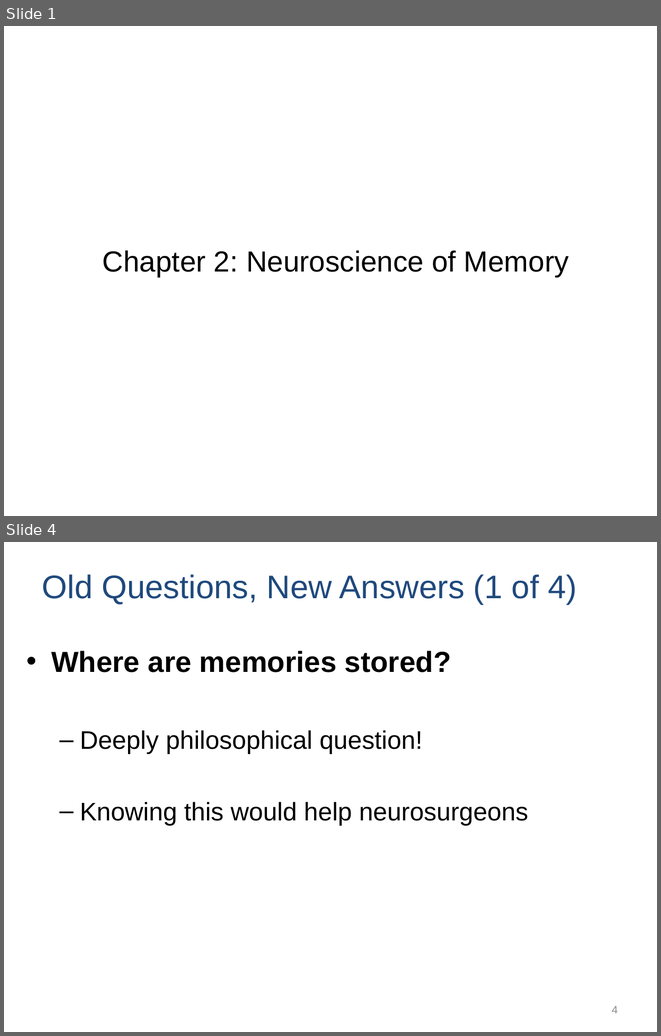
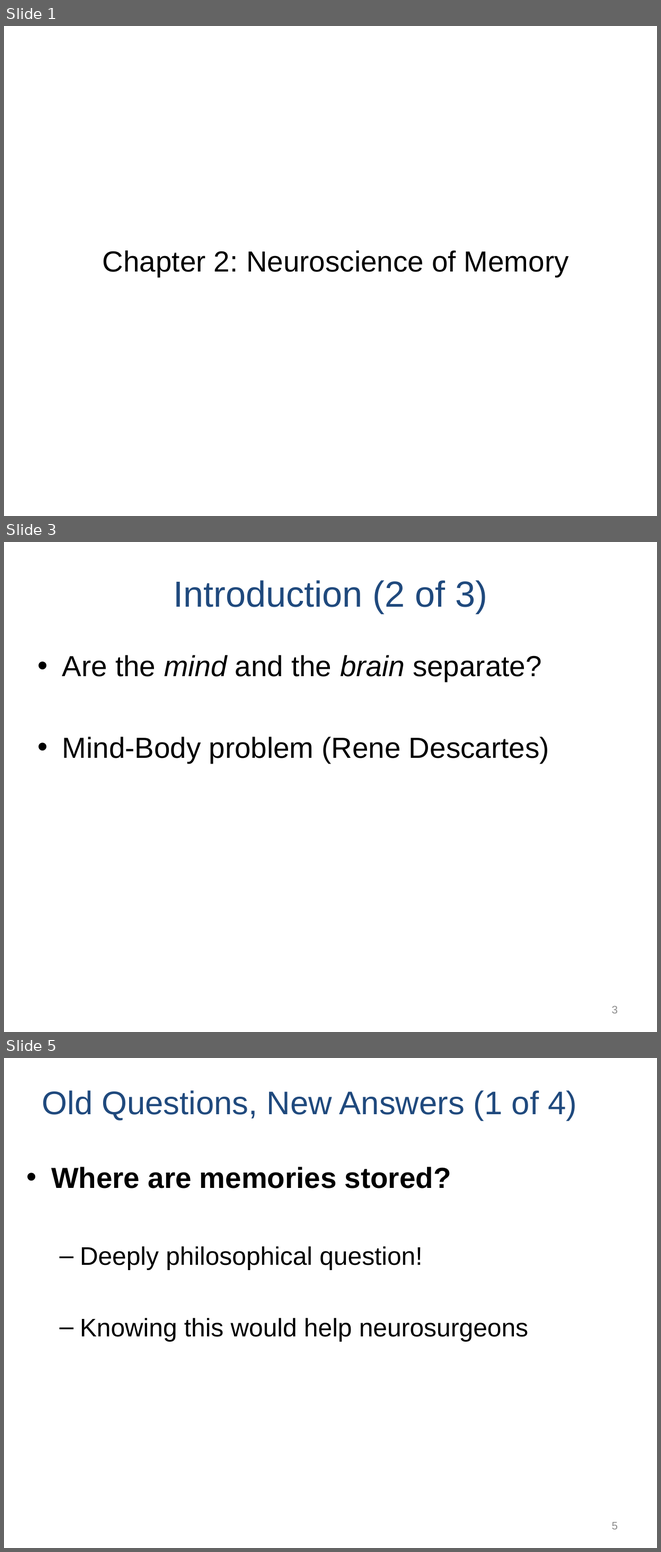
Before and after one commit to npm27/Teaching-Materials, a slide deck: Memory/Slides/Chapter 2.PPTX. Shown one above the other, each under a label of ours: slides 1 and 4 before the commit, slides 1, 3 and 5 after it; the slides between them are not shown. The pictures are 661x1036 and 661x1552 pixels, drawn with LibreOffice and Linux fonts; fonts in the diff are those of the drawing. Boxes give left, top, right and bottom in pixels: in the first picture for what was removed or moved away, otherwise in the second. Text is boxed around its words. In the diff, an @@ line names an element or a change of style, - is before the commit and + after.

```diff
--- a/Memory/Slides/Chapter 2.PPTX
+++ b/Memory/Slides/Chapter 2.PPTX
@@ slide 3 added at (4, 542, 657, 1032), background #FFFFFF @@
@@ title added at (174, 580, 488, 614), 40 pt, text #1F497D @@
+Introduction (2 of 3)
@@ text added at (62, 655, 549, 763), 32 pt, text #000000 @@
+• Are the mind and the brain separate?
+• Mind-Body problem (Rene Descartes)
@@ page number added at (612, 1006, 618, 1013), 12 pt, text #8C8C8C @@
+3
@@ what was slide 4 is now slide 5 @@
@@ page number at (612, 1522, 618, 1529): text changed @@
-4
+5
```
Also in this commit, not shown: 2 slides changed, 16 other files.
